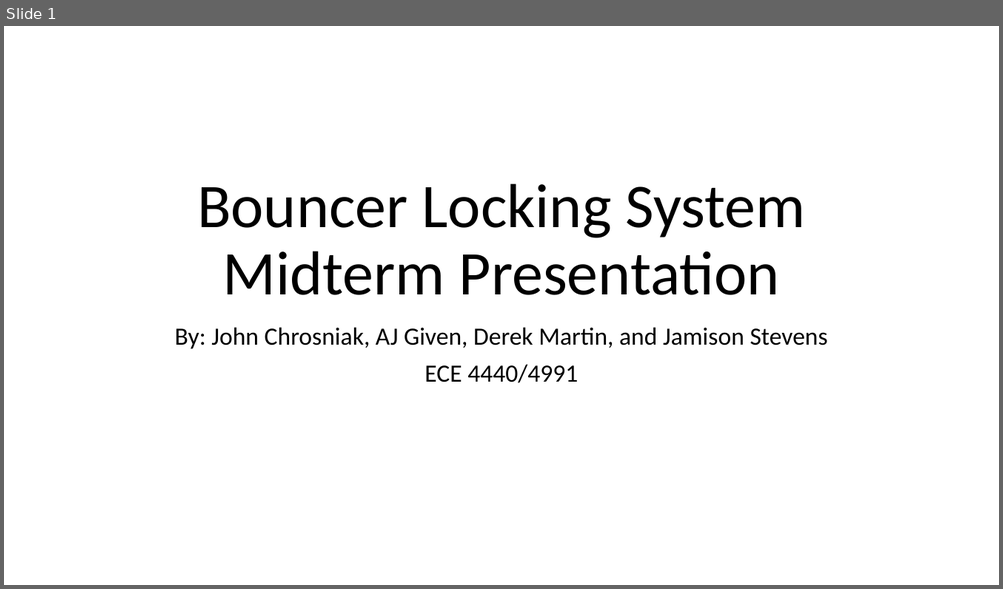
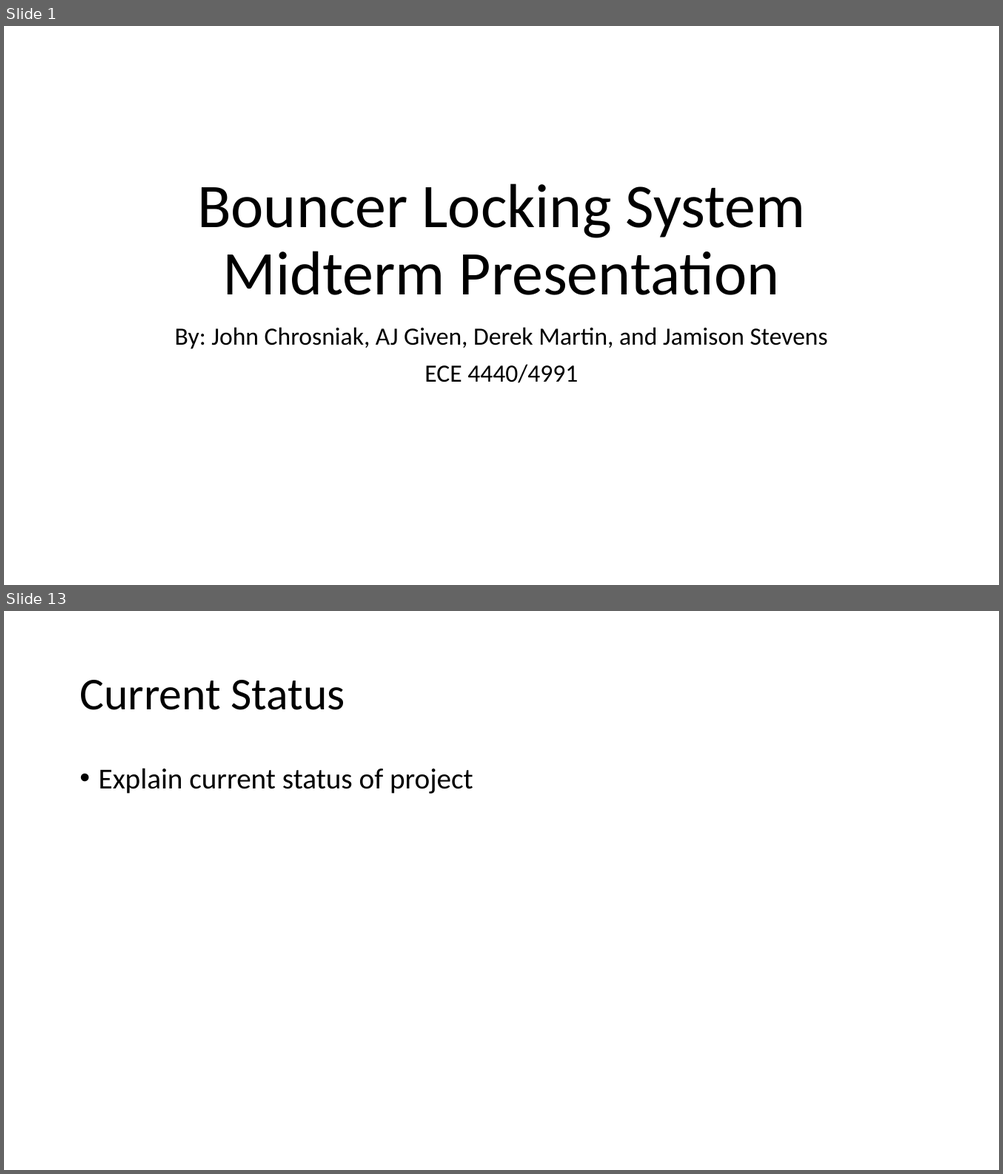
Before and after one commit to You-Underestimate-Our-Powell/Presentations, a slide deck: Bouncer Locking System Midterm Presentation.pptx. Shown one above the other, each under a label of ours: slide 1 before the commit, slides 1 and 13 after it; the slides between them are not shown. The pictures are 1003x589 and 1003x1174 pixels, drawn with LibreOffice and Linux fonts; fonts in the diff are those of the drawing. Boxes give left, top, right and bottom in pixels: in the first picture for what was removed or moved away, otherwise in the second. Text is boxed around its words. In the diff, an @@ line names an element or a change of style, - is before the commit and + after.

```diff
--- a/Bouncer Locking System Midterm Presentation.pptx
+++ b/Bouncer Locking System Midterm Presentation.pptx
@@ slide 13 added at [4,611,999,1170], background #FFFFFF @@
@@ title added at [79,680,345,710], 44 pt, text #000000 @@
+Current Status
@@ text added at [99,768,473,794], 28 pt, text #000000 @@
+• Explain current status of project
```
Also in this commit, not shown: 13 other slides added.
